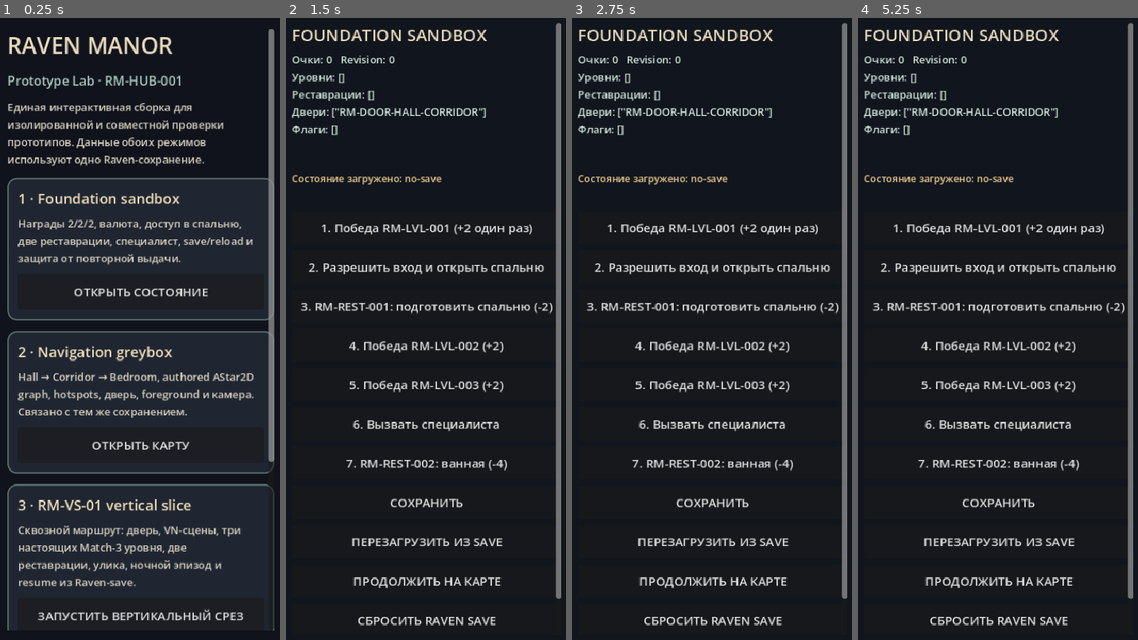
Above: before the commit, frames 1-4 (left to right).
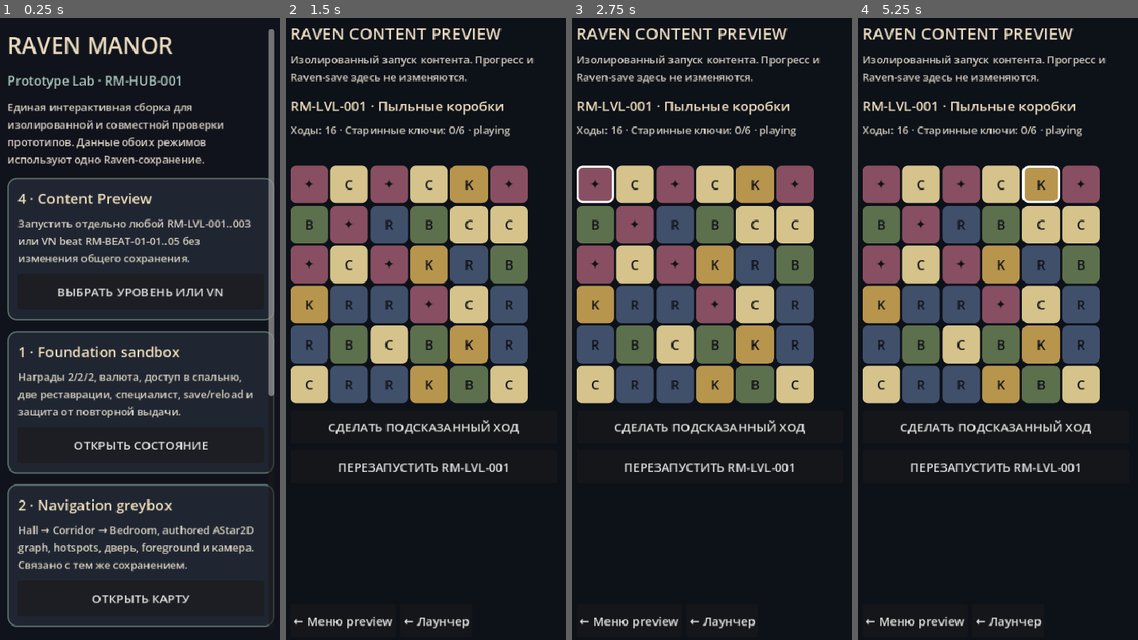
Above: after the commit, the same moments.

Repository: bezdredoff/RavenManor-Godot
Game: Godot game, scene res://scenes/raven/prototype_launcher.tscn
Same seed, same stepped clock (60 frames per second), same inputs: the game is played once before the commit and once after it.
Inputs (mouse positions are in pixels of both pictures, inside the frame that each line leads up to):
- Up to frame 1 (0.25 s): no input
- Up to frame 2 (1.5 s): click (426, 291) at 0.5 s, where only the run after the commit has a clickable "ВЫБРАТЬ УРОВЕНЬ ИЛИ VN"; click (423, 136) at 1.25 s, where only the run after the commit has a clickable "RM-LVL-001 · Пыльные коробки"
- Up to frame 3 (2.75 s): click (594, 185) at 2 s, where only the run after the commit has a clickable "✦"
- Up to frame 4 (5.25 s): click (922, 185) at 2.75 s, where only the run after the commit has a clickable "C"; click (961, 185) at 3.5 s, where only the run after the commit has a clickable "✦"; click (1000, 185) at 4.25 s, where only the run after the commit has a clickable "C"; click (1040, 185) at 5 s, where only the run after the commit has a clickable "K"

The runs differ from the first frame. In frame 1, 9.9% of the frame differs, in the area x 2-99%, y 28-99%; in frame 2, 38%, in the area x 1-99%, y 0-99%; in frame 3, 38%; in frame 4, 38%.

Commit message:
Add isolated Match-3 and VN content previews

Diff:
--- /dev/null
+++ b/scenes/raven/content_preview.tscn
@@ -0,0 +1,12 @@
+[gd_scene load_steps=2 format=3]
+
+[ext_resource path="res://scripts/raven/content_preview.gd" type="Script" id="1"]
+
+[node name="ContentPreview" type="Control"]
+layout_mode = 3
+anchors_preset = 15
+anchor_right = 1.0
+anchor_bottom = 1.0
+grow_horizontal = 2
+grow_vertical = 2
+script = ExtResource("1")
--- /dev/null
+++ b/scripts/raven/content_preview.gd
@@ -0,0 +1,124 @@
+extends Control
+
+const Content = preload("res://data/raven/rm_vs_01_content.json")
+const Match3 = preload("res://scripts/raven/raven_match3_game.gd")
+const VN = preload("res://scripts/raven/raven_vn_player.gd")
+const TILE_COLORS := {"raven":Color("40506b"),"key":Color("b8954d"),"rose":Color("884f62"),"candle":Color("d5c38b"),"book":Color("5d704d")}
+const TILE_MARKS := {"raven":"R","key":"K","rose":"✦","candle":"C","book":"B"}
+
+var content: Dictionary
+var body: VBoxContainer
+var match_game: RefCounted
+var vn_player: RefCounted
+var selected := -1
+var current_kind := "menu"
+var current_id := ""
+
+
+func _ready() -> void:
+	content = Content.data
+	_build_shell()
+	_show_menu()
+
+
+func _build_shell() -> void:
+	set_anchors_and_offsets_preset(Control.PRESET_FULL_RECT)
+	var bg := ColorRect.new(); bg.color = Color("0d1118"); bg.set_anchors_and_offsets_preset(Control.PRESET_FULL_RECT); add_child(bg)
+	var margin := MarginContainer.new(); margin.set_anchors_and_offsets_preset(Control.PRESET_FULL_RECT)
+	for side in ["margin_left","margin_right","margin_top","margin_bottom"]: margin.add_theme_constant_override(side, 14)
+	add_child(margin)
+	var root := VBoxContainer.new(); root.add_theme_constant_override("separation", 10); margin.add_child(root)
+	root.add_child(_label("RAVEN CONTENT PREVIEW", 22, Color("eadbbf")))
+	root.add_child(_paragraph("Изолированный запуск контента. Прогресс и Raven-save здесь не изменяются."))
+	var scroll := ScrollContainer.new(); scroll.size_flags_vertical = Control.SIZE_EXPAND_FILL; root.add_child(scroll)
+	body = VBoxContainer.new(); body.custom_minimum_size = Vector2(354, 0); body.add_theme_constant_override("separation", 9); scroll.add_child(body)
+	var footer := HBoxContainer.new(); footer.add_theme_constant_override("separation", 6); root.add_child(footer)
+	_add_button(footer, "← Меню preview", _show_menu)
+	_add_button(footer, "← Лаунчер", func(): get_tree().change_scene_to_file("res://scenes/raven/prototype_launcher.tscn"))
+
+
+func _clear() -> void:
+	for child in body.get_children(): child.queue_free()
+
+
+func _show_menu() -> void:
+	current_kind = "menu"; current_id = ""; match_game = null; vn_player = null; selected = -1; _clear()
+	body.add_child(_label("MATCH-3 УРОВНИ", 18, Color("f0dfbd")))
+	for level: Dictionary in content.levels:
+		_add_button(body, "%s · %s" % [level.id, level.title], _open_level.bind(str(level.id)))
+	body.add_child(_label("VN СЦЕНЫ / BEATS", 18, Color("f0dfbd")))
+	for scene_id in content.vnScenes:
+		var scene: Dictionary = content.vnScenes[scene_id]
+		_add_button(body, "%s · %s" % [scene.beatId, scene_id], _open_vn.bind(str(scene_id)))
+
+
+func _open_level(level_id: String) -> void:
+	current_kind = "match3"; current_id = level_id; selected = -1
+	match_game = Match3.new(_level(level_id)); _render_level()
+
+
+func _render_level() -> void:
+	_clear()
+	var level: Dictionary = match_game.level_data
+	body.add_child(_label("%s · %s" % [level.id, level.title], 18, Color("f0dfbd")))
+	body.add_child(_paragraph("Ходы: %d · %s: %d/%d · %s" % [match_game.moves_left, level.objective.label, match_game.collected, level.objective.target, match_game.state]))
+	var grid := GridContainer.new(); grid.columns = int(level.columns); grid.add_theme_constant_override("h_separation", 3); grid.add_theme_constant_override("v_separation", 3); body.add_child(grid)
+	for index in match_game.tiles.size():
+		var button := Button.new(); button.text = TILE_MARKS[match_game.tiles[index]]; button.custom_minimum_size = Vector2(50, 50)
+		button.add_theme_color_override("font_color", Color("101217")); button.add_theme_font_size_override("font_size", 18)
+		var style := StyleBoxFlat.new(); style.bg_color = TILE_COLORS[match_game.tiles[index]]; style.set_corner_radius_all(8)
+		if index == selected: style.border_color = Color("ffffff"); style.set_border_width_all(3)
+		button.add_theme_stylebox_override("normal", style); button.pressed.connect(_tile_pressed.bind(index)); grid.add_child(button)
+	_add_button(body, "СДЕЛАТЬ ПОДСКАЗАННЫЙ ХОД", _play_hint)
+	_add_button(body, "ПЕРЕЗАПУСТИТЬ %s" % level.id, _open_level.bind(str(level.id)))
+
+
+func _tile_pressed(index: int) -> void:
+	if match_game.state != "playing": return
+	if selected < 0: selected = index; _render_level(); return
+	match_game.attempt_swap(selected, index); selected = -1; _render_level()
+
+
+func _play_hint() -> void:
+	if match_game.state != "playing": return
+	var hint: Dictionary = match_game.get_hint_move()
+	if not hint.is_empty(): match_game.attempt_swap(int(hint.first), int(hint.second))
+	_render_level()
+
+
+func _open_vn(scene_id: String) -> void:
+	current_kind = "vn"; current_id = scene_id; vn_player = VN.new(); vn_player.open(content.vnScenes[scene_id]); _render_vn()
+
+
+func _render_vn() -> void:
+	_clear()
+	var scene: Dictionary = vn_player.scene
+	body.add_child(_label("%s · %s" % [scene.beatId, current_id], 18, Color("f0dfbd")))
+	body.add_child(_paragraph("Говорит: " + str(scene.speaker)))
+	var dialogue := _paragraph(vn_player.current_line()); dialogue.custom_minimum_size.y = 170; dialogue.add_theme_color_override("font_color", Color("eee4d2")); body.add_child(dialogue)
+	body.add_child(_paragraph("Реплика " + vn_player.progress_text()))
+	_add_button(body, "ДАЛЕЕ", _advance_vn)
+	_add_button(body, "ПЕРЕЗАПУСТИТЬ BEAT", _open_vn.bind(current_id))
+
+
+func _advance_vn() -> void:
+	if vn_player.advance(): vn_player.open(content.vnScenes[current_id])
+	_render_vn()
+
+
+func _level(id: String) -> Dictionary:
+	for item: Dictionary in content.levels:
+		if item.id == id: return item
+	return {}
+
+
+func _add_button(parent: Container, text: String, action: Callable) -> void:
+	var button := Button.new(); button.text = text; button.custom_minimum_size = Vector2(0, 44); button.pressed.connect(action); parent.add_child(button)
+
+
+func _label(text: String, size: int, color: Color) -> Label:
+	var label := Label.new(); label.text = text; label.add_theme_font_size_override("font_size", size); label.add_theme_color_override("font_color", color); return label
+
+
+func _paragraph(text: String) -> Label:
+	var label := _label(text, 14, Color("d4ccbe")); label.autowrap_mode = TextServer.AUTOWRAP_WORD_SMART; label.custom_minimum_size = Vector2(0, 48); return label
--- a/scripts/raven/prototype_launcher.gd
+++ b/scripts/raven/prototype_launcher.gd
@@ -3,6 +3,7 @@
 const FOUNDATION_SCENE := "res://scenes/raven/foundation_lab.tscn"
 const NAVIGATION_SCENE := "res://scenes/raven/manor_greybox.tscn"
 const VERTICAL_SLICE_SCENE := "res://scenes/raven/vertical_slice.tscn"
+const CONTENT_PREVIEW_SCENE := "res://scenes/raven/content_preview.tscn"
 
 
 func _ready() -> void:
@@ -16,6 +17,12 @@
 	column.add_child(_title("RAVEN MANOR", 30, Color("eadbbf")))
 	column.add_child(_title("Prototype Lab · RM-HUB-001", 17, Color("a9c8be")))
 	column.add_child(_paragraph("Единая интерактивная сборка для изолированной и совместной проверки прототипов. Данные обоих режимов используют одно Raven-сохранение."))
+	column.add_child(_card(
+		"4 · Content Preview",
+		"Запустить отдельно любой RM-LVL-001..003 или VN beat RM-BEAT-01-01..05 без изменения общего сохранения.",
+		"ВЫБРАТЬ УРОВЕНЬ ИЛИ VN",
+		_open.bind(CONTENT_PREVIEW_SCENE)
+	))
 	column.add_child(_card(
 		"1 · Foundation sandbox",
 		"Награды 2/2/2, валюта, доступ в спальню, две реставрации, специалист, save/reload и защита от повторной выдачи.",
--- a/tests/raven/prototype_lab_smoke.gd
+++ b/tests/raven/prototype_lab_smoke.gd
@@ -5,6 +5,7 @@
 	"res://scenes/raven/foundation_lab.tscn",
 	"res://scenes/raven/manor_greybox.tscn",
 	"res://scenes/raven/vertical_slice.tscn",
+	"res://scenes/raven/content_preview.tscn",
 ]
 
 
Not shown, added: scripts/raven/content_preview.gd.uid
Not shown, changed: README.md
Not shown, changed: check.ps1
Not shown, changed: docs/PROTOTYPE_LAB_AND_PAGES.md
Not shown, added: docs/QUICKSTART_PREVIEWS.md
Not shown, changed: scripts/check.sh
